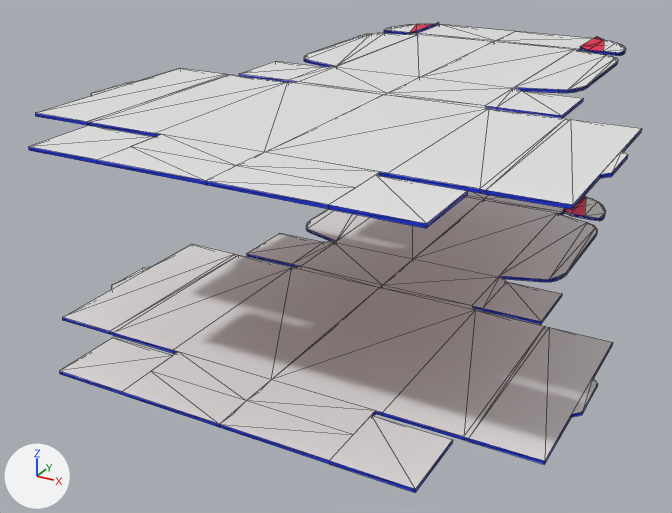
The glTF model src/assets/images/caja/untitled.gltf, before and after one commit.
Camera for both pictures: a 50 mm camera at (2.19, -5.57, 1.24) aimed at (-0.26, -1.11, -0.99). Lighting does not change. The marker at lower left points along +X, +Y and +Z. Mesh edges are drawn as thin lines. Where no turn or scale is listed for an object, it has been applied to the vertices. Vertices at the same position are counted once.
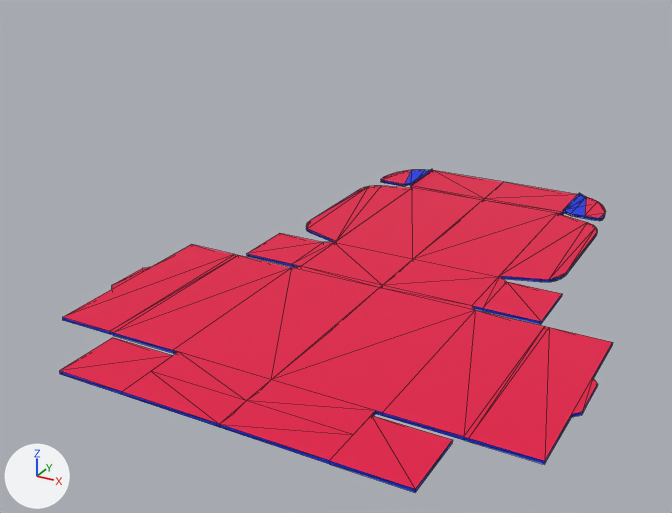
The newer file is also turned or shifted as a whole; pictures and numbers use the older file's frame.

Patch to the scene script:
```diff
--- a/src/assets/images/caja/untitled.gltf.py
+++ b/src/assets/images/caja/untitled.gltf.py
@@ me_plane_005 @@
 me_plane_005.from_pydata(...)  # 254 vertices, 536 faces; spans x -1.42..1.42, y -1.04..2.8, z -0.02..0.02
 # used by ob_plane_001; location = (-0.006, -1.638, -1.17)
-me_plane_005.materials.append(mat_material_006)  # blue #002de7
+# me_plane_005 part 1: 96 faces spanning x -1.42..1.42, y -1.04..2.8, z 0.0 switch from no material to mat_material_005 (pink #e70045)
+# me_plane_005 part 2: 107 faces spanning x -1.42..1.42, y -1.04..2.8, z -0.02..0.02 switch from mat_material_007 (pink #e70045) to mat_material_004 (blue #002de7)
@@ ob_plane_002 @@
-ob_plane_002 = bpy.data.objects.new('Plane.002', me_plane_002)
-ob_plane_002.location = (-0.006, -1.638, 0.0)
```

Location of each change, (x1, y1, x2, y2) in pixels of the pictures (672 x 513 px):
'Plane.002', deleted: before (29, 22, 642, 228)
    faces in mat_material_004 (blue #002de7): (29, 22, 642, 228)
    faces in mat_material_005 (pink #e70045): (410, 24, 604, 51)
part 1 of me_plane_005, recoloured: (60, 191, 613, 489) in both
part 2 of me_plane_005, recoloured: before (312, 196, 586, 459); after (312, 170, 586, 459)
